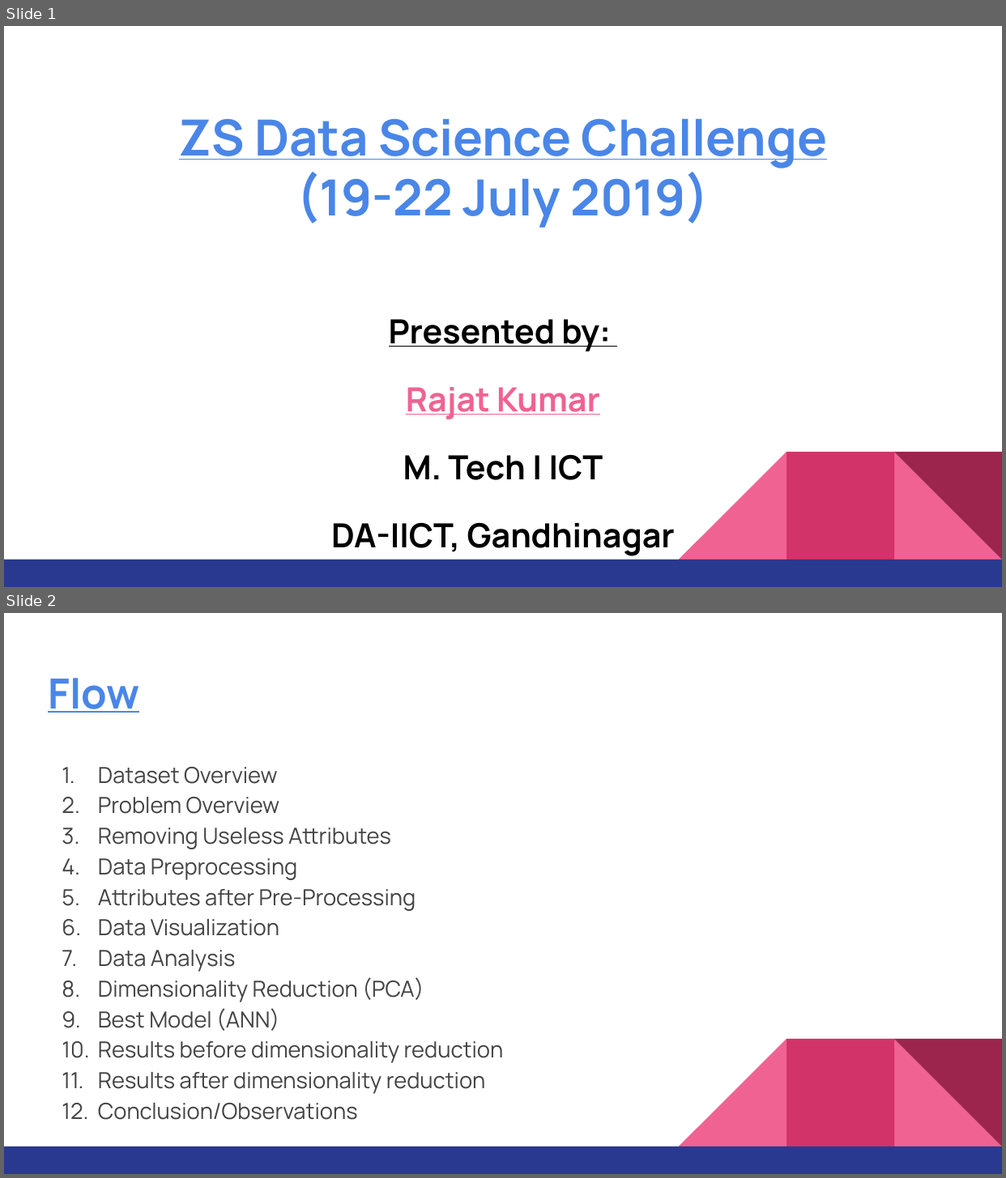
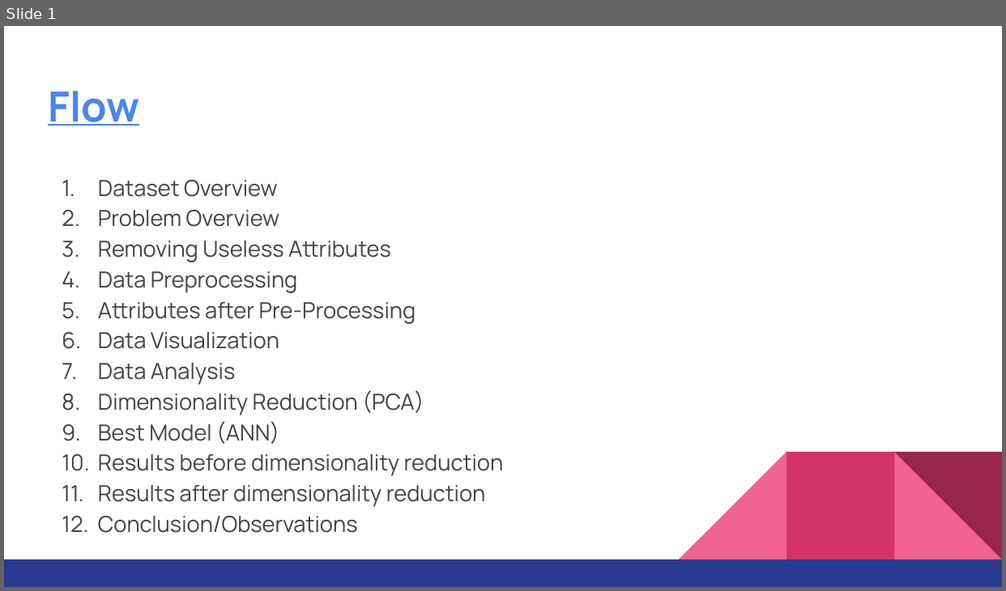
Before and after one commit to rajat-tech-002/Data_Science_Challenges, a slide deck: ZS_Data_Science_Challenge/Final_ZS_ppt.pptx. Shown one above the other, each under a label of ours: slides 1 and 2 before the commit, slide 1 after it. The pictures are 1006x1178 and 1006x591 pixels, drawn with LibreOffice and Linux fonts; fonts in the diff are those of the drawing. Boxes give left, top, right and bottom in pixels: in the first picture for what was removed or moved away, otherwise in the second. Text is boxed around its words. In the diff, an @@ line names an element or a change of style, - is before the commit and + after.

Commit message:
PPT update

```diff
--- a/ZS_Data_Science_Challenge/Final_ZS_ppt.pptx
+++ b/ZS_Data_Science_Challenge/Final_ZS_ppt.pptx
@@ slide 1 removed at (4,26,1002,587), background #FFFFFF; not listed: 5 template elements that a slide beside it also shows @@
@@ title removed at (179,118,828,228) @@
-ZS Data Science Challenge
-(19-22 July 2019)
@@ text removed at (331,319,675,557) @@
-Presented by:
-Rajat Kumar
-M. Tech | ICT
-DA-IICT, Gandhinagar
@@ what was slide 2 is now slide 1 @@
```
Also in this commit, not shown: 2 slides changed.
